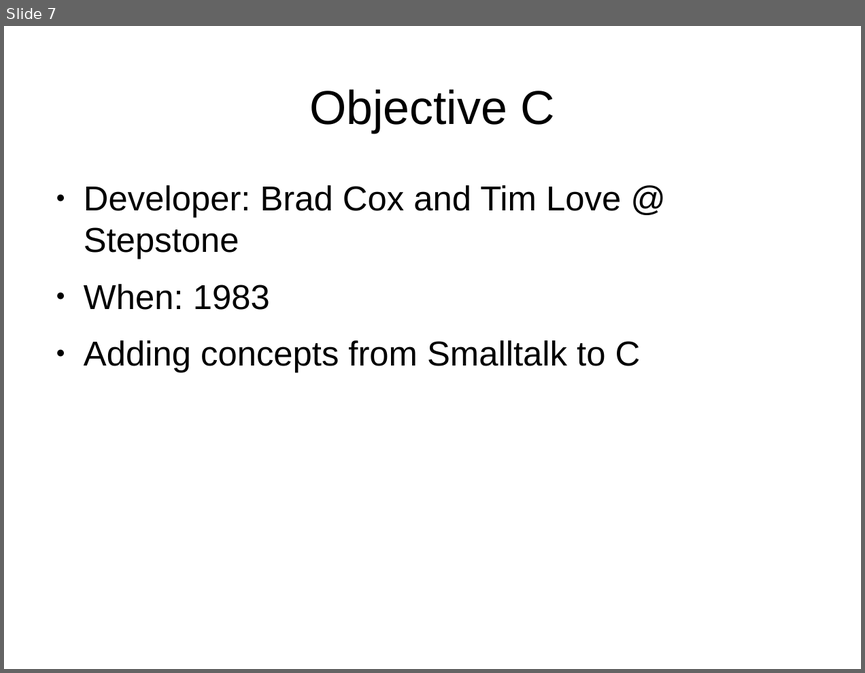
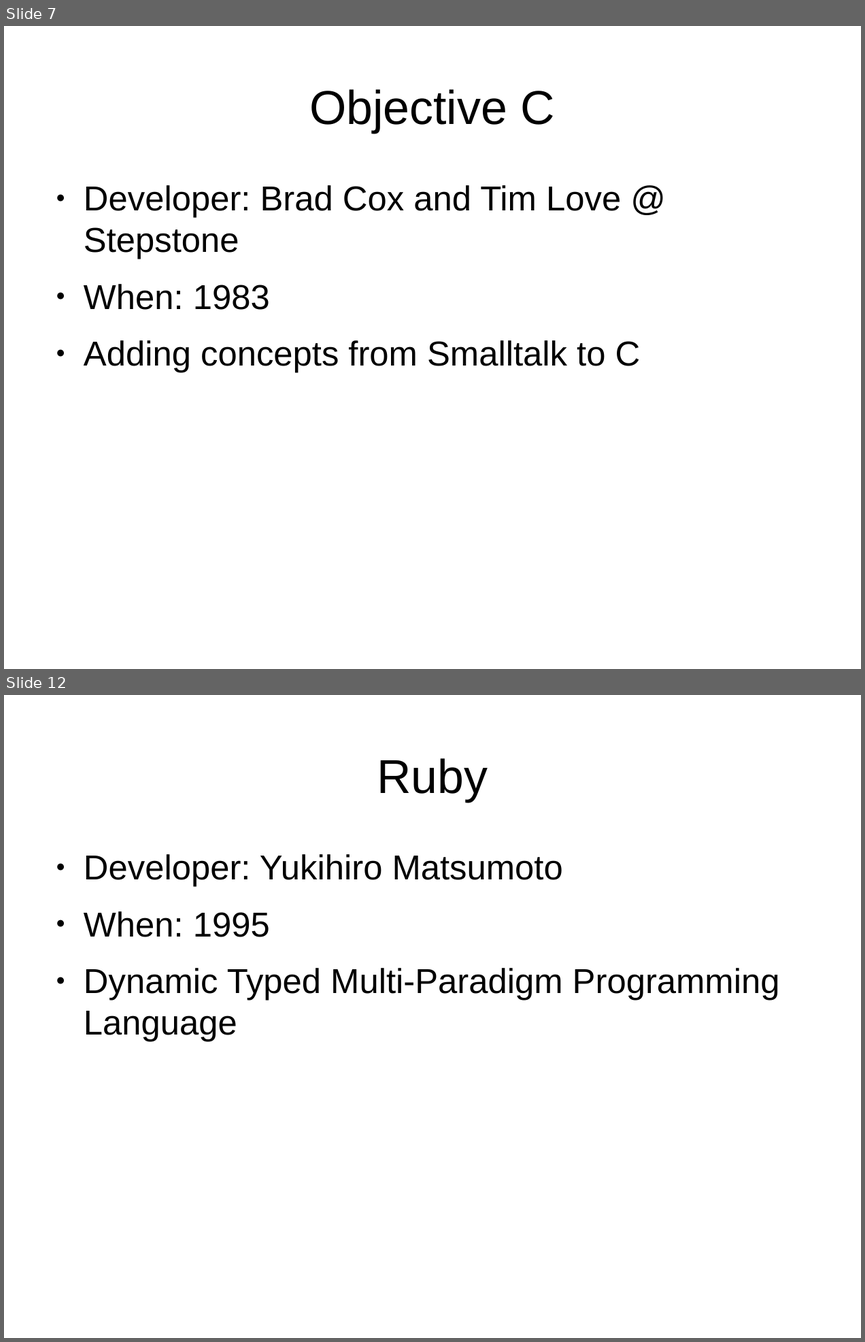
Before and after one commit to cajun-code/Programming_language_swamp_tour, a slide deck: plst.odp. Shown one above the other, each under a label of ours: slide 7 before the commit, slides 7 and 12 after it; the slides between them are not shown. The pictures are 865x673 and 865x1342 pixels, drawn with LibreOffice and Linux fonts; fonts in the diff are those of the drawing; background and template pictures are left out. Boxes give left, top, right and bottom in pixels: in the first picture for what was removed or moved away, otherwise in the second. Text is boxed around its words. In the diff, an @@ line names an element or a change of style, - is before the commit and + after.

```diff
--- a/plst.odp
+++ b/plst.odp
@@ slide 12 added at (4,695,861,1338), background picture (left out) @@
@@ title added at (377,758,487,802), 44 pt, text #000000 @@
+Ruby
@@ text added at (84,854,780,1042), 32 pt, text #000000 @@
+● Developer: Yukihiro Matsumoto
+● When: 1995
+● Dynamic Typed Multi-Paradigm Programming Language
```
Also in this commit, not shown: 9 other slides added, 1 other file.
